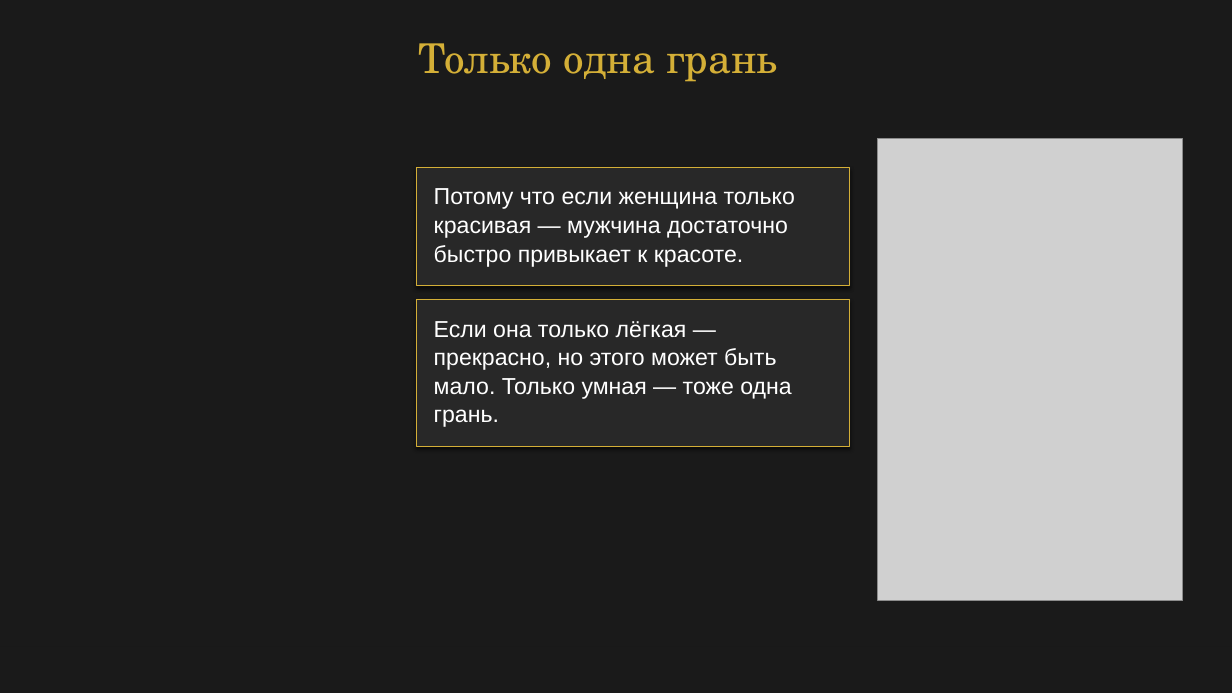
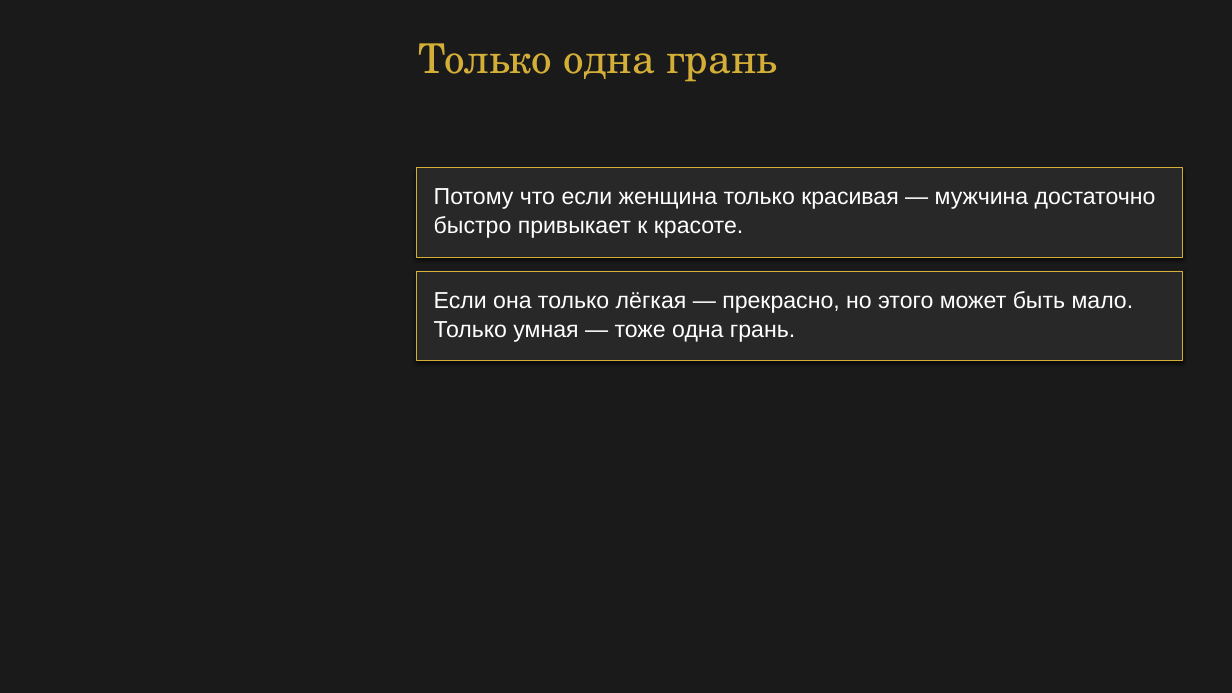
Before and after one commit to babylonofkommod-ai/-, a slide deck: slide 20 of Ваш Кристалл незабываемости.pptx. Drawn at 1232x693 pixels with LibreOffice and Linux fonts; fonts in the diff are those of the drawing; grey boxes stand for pictures. Boxes give left, top, right and bottom in pixels: in the first picture for what was removed or moved away, otherwise in the second. Text is boxed around its words. In the diff, an @@ line names an element or a change of style, - is before the commit and + after.

```diff
--- a/Ваш Кристалл незабываемости.pptx
+++ b/Ваш Кристалл незабываемости.pptx
@@ picture removed at box(878, 139, 1183, 601) @@
@@ rectangle: place and size @@
-rectangle at box(416, 167, 850, 287)
+rectangle at box(416, 167, 1183, 258)
@@ rectangle: place and size @@
-rectangle at box(417, 167, 850, 286)
+rectangle at box(417, 167, 1183, 257)
@@ text at box(434, 188, 1156, 209): text changed @@
-Потому что если женщина только
-красивая — мужчина достаточно
+Потому что если женщина только красивая — мужчина достаточно
@@ rectangle: place and size @@
-rectangle at box(416, 299, 850, 447)
+rectangle at box(416, 271, 1183, 361)
@@ rectangle: place and size @@
-rectangle at box(417, 299, 850, 446)
+rectangle at box(417, 271, 1183, 360)
@@ text at box(434, 291, 1134, 342): text changed @@
-Если она только лёгкая —
-прекрасно, но этого может быть
-мало. Только умная — тоже одна
-грань.
+Если она только лёгкая — прекрасно, но этого может быть мало.
+Только умная — тоже одна грань.
```
Also in this commit, not shown: 21 other slides changed, 13 other files.
